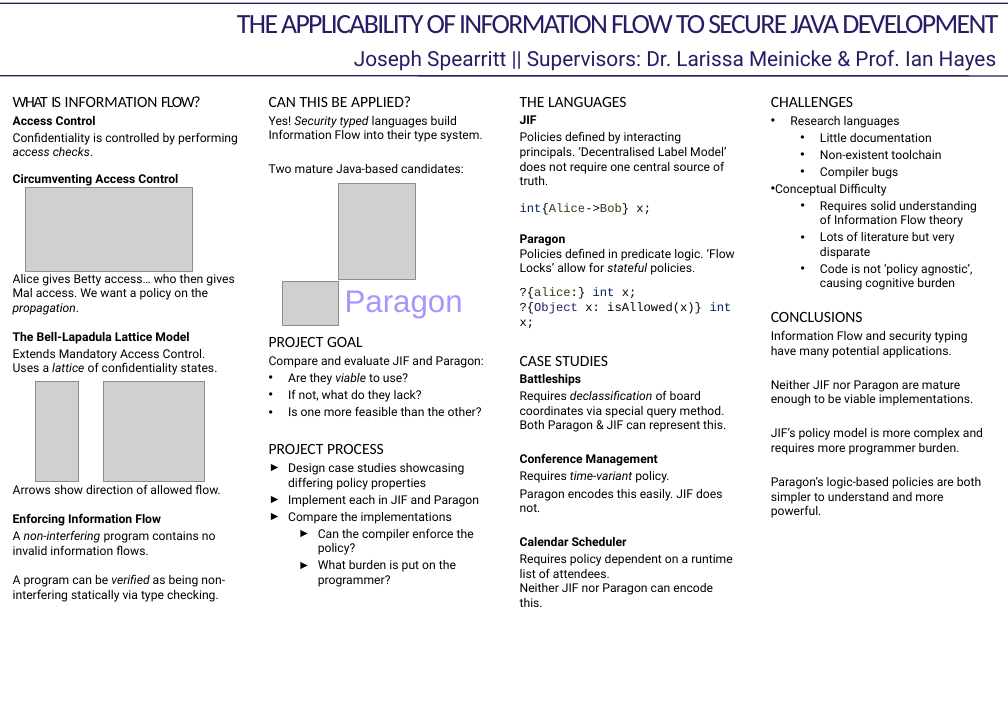
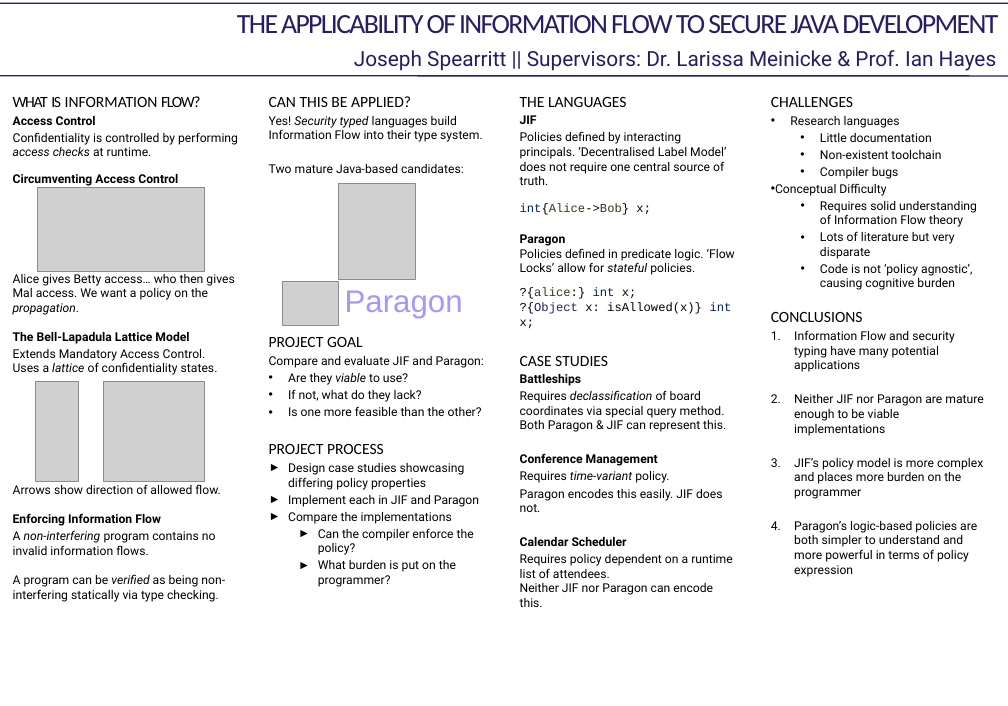
Before and after one commit to mcoot/thesis, a slide deck: slide 1 of poster/poster.pptx. Drawn at 1008x706 pixels with LibreOffice and Linux fonts; fonts in the diff are those of the drawing; grey boxes stand for pictures; background and template pictures are left out. Boxes give left, top, right and bottom in pixels: in the first picture for what was removed or moved away, otherwise in the second. Text is boxed around its words. In the diff, an @@ line names an element or a change of style, - is before the commit and + after.

Commit message:
Touch up poster

```diff
--- a/poster/poster.pptx
+++ b/poster/poster.pptx
@@ text at <box>13,132,238,156</box>: text changed @@
-Confidentiality is controlled by performing access checks.
+Confidentiality is controlled by performing access checks at runtime.
@@ picture: place and size @@
-picture at <box>26,187,192,271</box>
+picture at <box>38,187,205,271</box>
@@ text at <box>794,330,983,577</box>: text changed @@
-Information Flow and security typing have many potential applications.
-Neither JIF nor Paragon are mature enough to be viable implementations.
-JIF’s policy model is more complex and requires more programmer burden.
-Paragon’s logic-based policies are both simpler to understand and more powerful.
+1. Information Flow and security typing have many potential applications
+2. Neither JIF nor Paragon are mature enough to be viable implementations
+3. JIF’s policy model is more complex and places more burden on the programmer
+4. Paragon’s logic-based policies are both simpler to understand and more powerful in terms of policy expression
```
